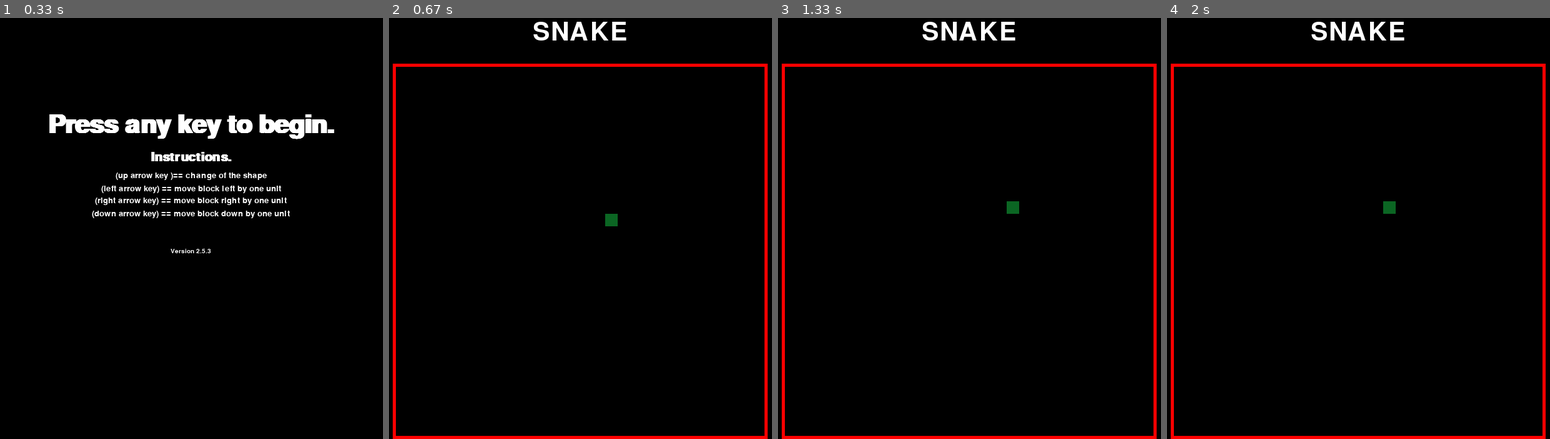
Above: before the commit, frames 1-4 (left to right).
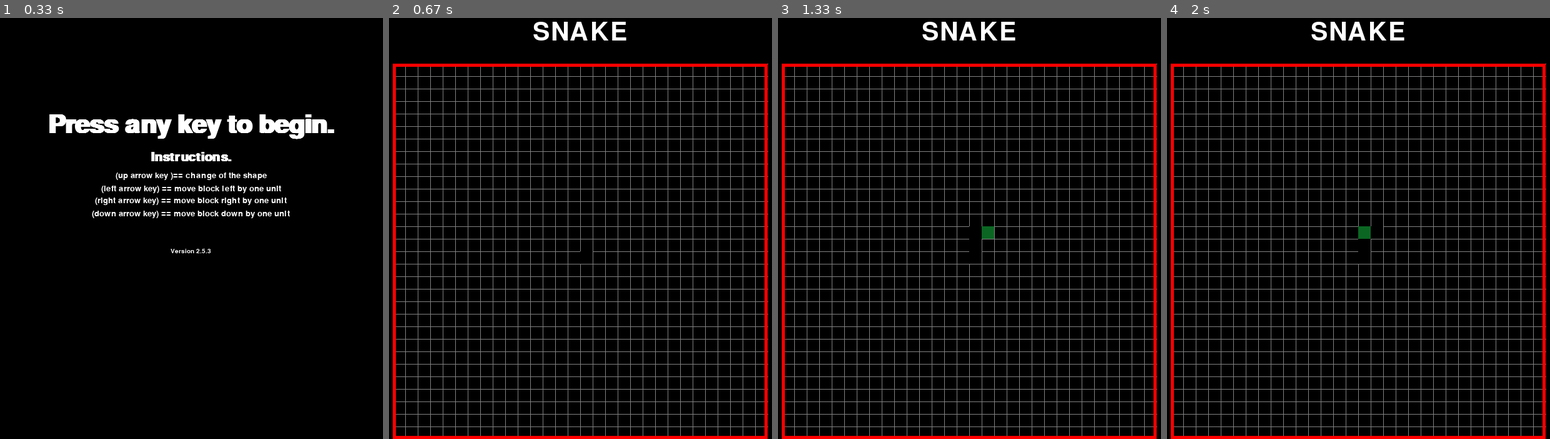
Above: after the commit, the same moments.

Repository: mohitiitr/snake-pygame
Game: pygame game, started from version 1/snake.py
Same seed, same stepped clock (60 frames per second), same inputs: the game is played once before the commit and once after it.
Inputs:
- Up to frame 1 (0.33 s): no input
- Up to frame 2 (0.67 s): hold Right from 0.33 s (still down)
- Up to frame 3 (1.33 s): release Right at 0.8 s; hold Up 0.83-1.13 s; hold Right from 1.17 s (still down)
- Up to frame 4 (2 s): release Right at 1.63 s; hold Left from 1.67 s (still down)

Frame 1 is identical in both runs. In frame 2, 8.2% of the frame differs, in the area x 1-100%, y 10-100%; in frame 3, 8.2%; in frame 4, 8.2%.

Commit message:
snake is ready to rock just boundaries need a fix

Diff:
--- a/version 1/snake.py
+++ b/version 1/snake.py
@@ -37,7 +37,8 @@
     global food
     global is_food_not_there
 
-    if (x>= food[0]-block_size and x<= food[0] + block_size) and (y>= food[1]-block_size and y<= food[1] + block_size):
+    # if (x>= food[0]-block_size and x<= food[0] + block_size) and (y>= food[1]-block_size and y<= food[1] + block_size):
+    if x ==food[0] and y == food[1]:
         pygame.draw.rect(surface, (0,0,0), ( food[0], food[1], block_size, block_size), 0)
         is_food_not_there = True
         return True
@@ -125,7 +126,7 @@
 
     # draw mesh
     # IF YOU WANT TO DISABLE / DRAW THE MESH JUST COMMENT / UNCOMMENT THE LINE OF CODE BELOW
-    # draw_mesh(surface, 30, 30)
+    draw_mesh(surface, 30, 30)
 
     #border
     pygame.draw.rect(surface, (255, 0, 0), (top_left_x, top_left_y, play_width, play_height), 5)
@@ -149,13 +150,19 @@
 
     return True
 
+def draw_snake(surface):
+	global snake
+	for item in snake:
+		pygame.draw.rect(surface, snake_color, ( item[0], item[1], block_size, block_size), 0)
+
+
 
 
 def make_snake_move(surface):
     global snake
     global direction
 
-    pygame.display.update()
+
     #remove last snake block
     item = snake[-1]
     x = item[0]
@@ -169,13 +176,13 @@
         x_new = x
         y_new = y
     if direction == 0: # move right
+        x_new += block_size
+    elif direction == 1: # move up
+        y_new -= block_size
+    elif direction == 2 : #move l
+        x_new -= block_size
+    elif direction == 3 :
         y_new += block_size
-    elif direction == 1: # move up
-        x_new -= block_size
-    elif direction == 2 : #move l
-        y_new -= block_size
-    elif direction == 3 :
-        x_new += block_size
     else :# some weired thing happend and we need to check
         x_new+=1
         draw_text_atXY('WARNING', 30, (255, 255, 255), surface ,play_width + 70 ,play_height/2 +70, False)
@@ -185,20 +192,17 @@
     if is_next_move_valid(x_new , y_new) :
 
 
-        if is_food_eaten(x_new,y_new,surface):
-            one = 1 # random stuff to make work go
-        else :
+        if  not is_food_eaten(x_new,y_new,surface):
+        #     one = 1 # random stuff to make work go
+        # else :
             #remove last element in snake
             snake.pop()
             # delete the last snake block
-            pygame.draw.rect(surface, (0,0,0), ( y,  x, block_size, block_size), 0)
+            pygame.draw.rect(surface, (0,0,0), ( x,  y, block_size, block_size), 0)
 
 
         # add new point to the snake
         snake.insert(0,(x_new , y_new))
-
-        # draw the new snake block on the screen
-        pygame.draw.rect(surface, snake_color, ( y_new, x_new, block_size, block_size), 0)
 
 
 
@@ -246,6 +250,12 @@
     # pygame.time.delay(2000)
     # draw_text_middle("valid is " +str(valid), 50, (0,0,0), win)
 
+
+    # pygame.draw.rect(win, snake_color, ( top_left_x + 10*block_size, top_left_y +20* block_size, block_size, block_size), 0)
+    # pygame.draw.rect(win, (255,0,0), ( top_left_x + 11*block_size, top_left_y +20* block_size, block_size, block_size), 0)
+
+
+
     while run and valid:
 
 
@@ -266,6 +276,7 @@
         if move_time/1000 >= move_speed:
             move_time = 0
             valid = make_snake_move(win)
+            draw_snake(win)
 
 
         for event in pygame.event.get():
@@ -291,7 +302,7 @@
                     direction = 3 # 3 is down
 
                 valid = make_snake_move(win)
-
+                draw_snake(win)
 
 
 
